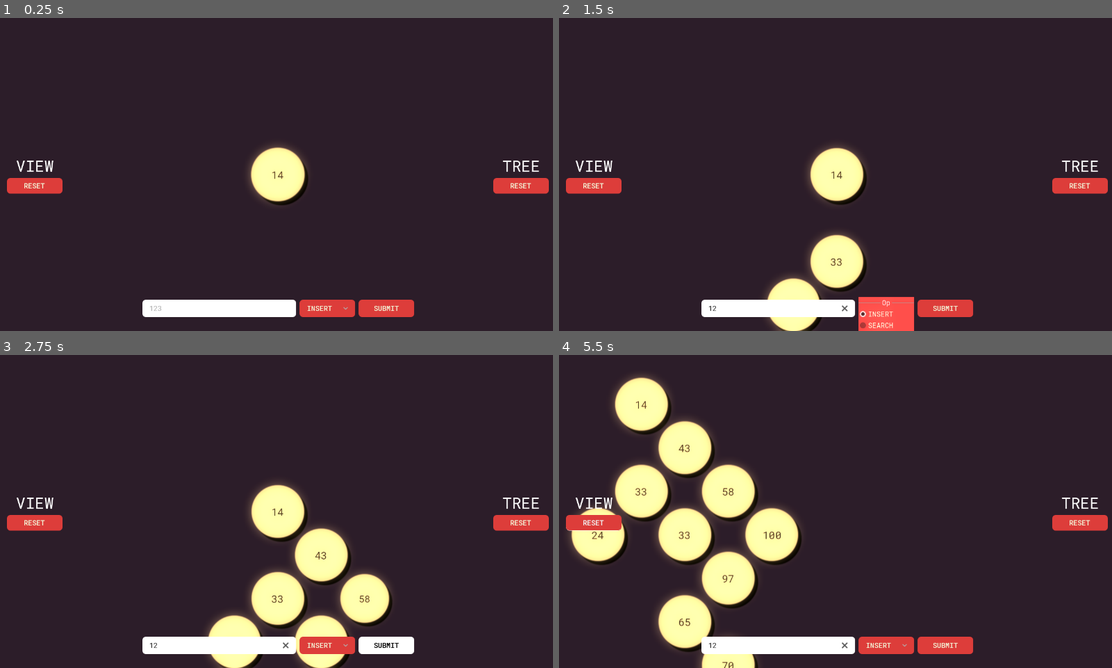
Above: before the commit, frames 1-4 (two rows, left to right).
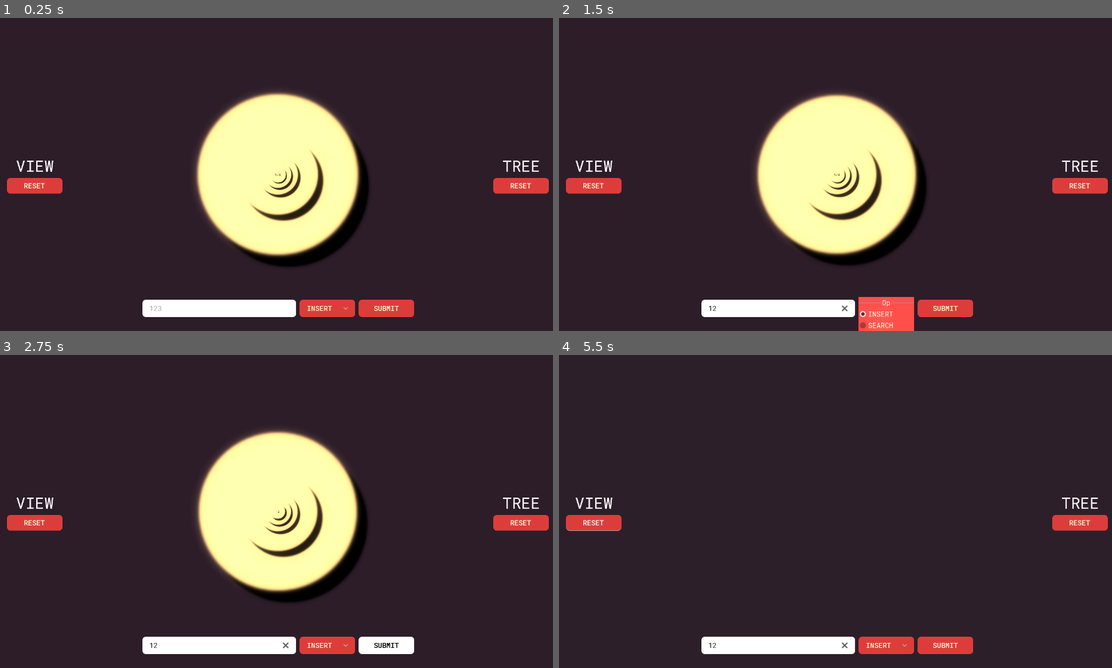
Above: after the commit, the same moments.

Repository: biswas08433/dsaviz
Game: Godot game, scene res://scenes/bst_scene.tscn
Same seed, same stepped clock (60 frames per second), same inputs: the game is played once before the commit and once after it. The project has no main scene, so this scene is started directly.
Inputs (mouse positions are in pixels of both pictures, inside the frame that each line leads up to):
- Up to frame 1 (0.25 s): no input
- Up to frame 2 (1.5 s): click (780, 309) at 0.52 s; type "12" at 0.6 s; click "INSERT" at 1.25 s
- Up to frame 3 (2.75 s): click "SUBMIT" at 2 s
- Up to frame 4 (5.5 s): click "RESET" at 2.75 s; click "RESET" at 3.5 s; move the mouse to (957, 495) at 4.27 s; hold D (right) 4.28-5.03 s; click (957, 495) at 4.42 s; move the mouse to (724, 527) at 5.02 s; hold S (down) from 5.03 s (still down); click (724, 527) at 5.17 s

The runs differ from the first frame. In frame 1, 12% of the frame differs, in the area x 35-67%, y 23-80%; in frame 2, 14%; in frame 3, 15%, in the area x 35-71%, y 23-100%; in frame 4, 14%.

Commit message:
position code refactoring

Diff:
--- a/classes/BinarySearchTree.gd
+++ b/classes/BinarySearchTree.gd
@@ -3,17 +3,19 @@
 
 var root_original: BinarySearchTreeNode = null
 
-var horizontal_offset = 100
-var vertical_offset = 100
+var unit_distance: float = 128
+var node_scaling_factor
+
+var max_depth: int = 0
 
 func _init():
 	pass
-
 class BinarySearchTreeNode extends RefCounted:
 	# Data
+	var index: int = 0
 	var value: int = 0
 	var position: Vector2 = Vector2.ZERO
-
+	var depth = 0
 	# Pointers
 	var left_child: BinarySearchTreeNode = null
 	var right_child: BinarySearchTreeNode = null
@@ -24,38 +26,50 @@
 		self.position = Vector2.ZERO
 
 	func _to_string() -> String:
-		return str(value, position)
+		return str(value, position, depth)
 
 # Insert a new value into the binary tree
-func insert(value):
+func insert(value: int):
 	if root_original == null:
 		root_original = BinarySearchTreeNode.new(value)
 	else:
-		_insert_node(root_original, value)
+		_insert_node(root_original, value, 0, 0)
 
 # Internal function to recursively insert a node
-func _insert_node(root: BinarySearchTreeNode, value: float):
+# each nodes depth, and index is provided by this depth and index variable
+func _insert_node(root: BinarySearchTreeNode, value: int, index: int, depth: int):
+	if depth > max_depth:
+		max_depth = depth
 	if value < root.value:
 		if root.left_child == null:
+			# pointer adjustments
 			var new_node = BinarySearchTreeNode.new(value)
 			root.left_child = new_node
 			new_node.parent = root
+
+			# depth adjustment
+			new_node.depth = depth+1
 			# TODO: position code
-			new_node.position.x = new_node.parent.position.x - horizontal_offset
-			new_node.position.y = new_node.parent.position.y + vertical_offset
+			#new_node.position.x = new_node.parent.position.x - (horizontal_offset/ratio)
+			#new_node.position.y = new_node.parent.position.y + vertical_offset
 		else:
-			_insert_node(root.left_child, value)
+
+			#root.left_child.position.x = root.position.x - (horizontal_offset/ratio)
+			_insert_node(root.left_child, value, depth+1, 2*index+1)
 	else:
 		if root.right_child == null:
 			var new_node = BinarySearchTreeNode.new(value)
+			#pointer adjustments
 			root.right_child = new_node
 			new_node.parent = root
 			# TODO: position code
 
-			new_node.position.x = new_node.parent.position.x + horizontal_offset
-			new_node.position.y = new_node.parent.position.y + vertical_offset
+			#new_node.position.x = new_node.parent.position.x + (horizontal_offset/ratio)
+			#new_node.position.y = new_node.parent.position.y + vertical_offset
+			new_node.depth = depth+1
 		else:
-			_insert_node(root.right_child, value)
+			#root.right_child.position.x = root.position.x + (horizontal_offset/ratio)
+			_insert_node(root.right_child, value, depth+1, 2*index+2)
 
 # Traverse the binary tree in-order and return a list of values
 func _get_nodes_inorder(root) -> Array[BinarySearchTreeNode]:
@@ -72,3 +86,43 @@
 	if root_original != null:
 		nodes = _get_nodes_inorder(root_original)
 	return nodes
+
+
+func clear():
+	_clear(root_original)
+	root_original = null
+
+func _clear(root: BinarySearchTreeNode):
+	if root == null:
+		return
+	_clear(root.left_child)
+	_clear(root.right_child)
+	root.left_child = null
+	root.right_child = null
+
+func get_edges() -> Array[Vector2]:
+	var edges: Array[Vector2] = []
+	if root_original != null:
+		edges = _get_edges(root_original)
+	return edges
+
+func _get_edges(root: BinarySearchTreeNode)->Array[Vector2]:
+	var edges: Array[Vector2] = []
+	if root.left_child != null:
+		edges.append(root.position)
+		edges.append(root.left_child.position)
+		edges += _get_edges(root.left_child)
+	if root.right_child != null:
+		edges.append(root.position)
+		edges.append(root.right_child.position)
+		edges += _get_edges(root.right_child)
+	return edges
+
+# todo: main
+func get_position(i, d, md)-> Vector2i:
+	var out: Vector2i
+	out.y = d
+	out.x = (1 << md-d)
+	var si = 1 << d
+
+	return out
--- a/objects/tree_node_visual.gd
+++ b/objects/tree_node_visual.gd
@@ -1,5 +1,7 @@
 extends Node2D
 @onready var label = $Label
+
+var scale_target
 
 var value :
 	set(v):
@@ -15,7 +17,7 @@
 
 func born():
 	var tween_born_01 = create_tween()
-	tween_born_01.tween_property(self, "scale", Vector2(1,1), .5) \
+	tween_born_01.tween_property(self, "scale", Vector2(scale_target,scale_target), .5) \
 		.set_trans(Tween.TRANS_ELASTIC)\
 		.set_ease(Tween.EASE_OUT)
 	await tween_born_01.finished
@@ -24,4 +26,5 @@
 	var tween_die_01 = create_tween()
 	tween_die_01.tween_property(self, "scale", Vector2(0,0), 0.5) \
 		.set_trans(Tween.TRANS_BACK).set_ease(Tween.EASE_IN)
+	tween_die_01.tween_callback(queue_free)
 	await tween_die_01.finished
--- a/objects/tree_visual.gd
+++ b/objects/tree_visual.gd
@@ -5,20 +5,68 @@
 
 var node_map = {}
 var node_list = []
+var edge_list = []
 
 func _ready():
 	randomize()
-	for i in range(10):
-		tree_original.insert(randi_range(0, 100))
-	node_list = tree_original.inorder()
-	print(node_list)
+	for i in range(50):
+		tree_original.insert(randi_range(0, 1000))
+		node_list = tree_original.inorder()
+		#print(node_list)
 	create_tree_visual()
 
 func create_tree_visual():
+	#print(node_list)
 	for node in node_list:
-		var tree_node_visual_instance = tree_node_visual.instantiate()
-		node_map[node] = tree_node_visual_instance
-		add_child(tree_node_visual_instance)
-		tree_node_visual_instance.value = node.value
-		tree_node_visual_instance.position = node.position
-		await tree_node_visual_instance.born()
+		create_and_add_node_visual(node)
+
+# only updates the positions and add if any new node
+func update_tree_visual():
+	node_list = tree_original.inorder()
+	print(node_list)
+	print(node_map)
+	for node in node_list:
+		# update position if already present, else create a new visual node
+		var tree_node_visual_instance = node_map.get(node)
+		if tree_node_visual_instance:
+			tree_node_visual_instance.position = node.position
+		else:
+			create_and_add_node_visual(node)
+	queue_redraw()
+
+# hard reset
+func full_update_tree_visual():
+	node_list = tree_original.inorder()
+	#prints(node_list, node_map)
+	for node in node_map:
+		var tree_node_visual_instance = node_map[node]
+		tree_node_visual_instance.die()
+	node_map.clear()
+	for node in node_list:
+		create_and_add_node_visual(node)
+	queue_redraw()
+
+func reset():
+	#print(tree_original.inorder())
+	tree_original.clear()
+	#print(tree_original.inorder())
+	full_update_tree_visual()
+
+func insert(v: int):
+	tree_original.insert(v)
+	update_tree_visual()
+
+func create_and_add_node_visual(node):
+	var tree_node_visual_instance = tree_node_visual.instantiate()
+	node_map[node] = tree_node_visual_instance
+	add_child(tree_node_visual_instance)
+	tree_node_visual_instance.value = node.value
+	tree_node_visual_instance.position = node.position
+	tree_node_visual_instance.scale_target = 3/(1+float(node.depth))
+	#print(tree_node_visual_instance.scale)
+	await tree_node_visual_instance.born()
+
+func _draw():
+	edge_list = tree_original.get_edges()
+	for i in range(0, edge_list.size(), 2):
+		draw_line(edge_list[i], edge_list[i+1], Color.WHITE, 5.0, true)
--- a/objects/viewer.gd
+++ b/objects/viewer.gd
@@ -1,19 +1,40 @@
 extends Node2D
 
 @export var max_speed = 100
+@export var max_zoom = 5.0
+@export var min_zoom = 0.1
+
+@onready var camera_2d = $Camera2D
 
 var velocity_target: Vector2
+var zoom_target: float = 1.0
+var zoom_factor = 0.05
 var velocity: Vector2
 
 # Called every frame. 'delta' is the elapsed time since the previous frame.
-func _process(delta):
+func _process(_delta):
 	var input_direction = Input.get_vector("left", "right", "up", "down")
 	velocity_target = input_direction * max_speed
 	velocity = lerp(velocity, velocity_target, 0.3)
-	position += velocity
+	camera_2d.zoom = lerp(camera_2d.zoom, Vector2(zoom_target, zoom_target), 0.3)
+	position += velocity * (1/zoom_target)
 
 func reset():
 	var tween = create_tween()
 	tween.tween_property(self, "position", Vector2.ZERO, 0.7) \
 		.set_trans(Tween.TRANS_EXPO) \
 		.set_ease(Tween.EASE_OUT)
+
+func _unhandled_input(event: InputEvent):
+	match event.get_class():
+		"InputEventMouseButton":
+			#print(event.button_index)
+			match event.button_index:
+				MOUSE_BUTTON_WHEEL_UP:
+					#print("z+1")
+					zoom_target += zoom_factor
+					zoom_target = clampf(zoom_target, min_zoom, max_zoom)
+				MOUSE_BUTTON_WHEEL_DOWN:
+					#print("z-1")
+					zoom_target -= zoom_factor
+					zoom_target = clampf(zoom_target, min_zoom, max_zoom)
--- a/project.godot
+++ b/project.godot
@@ -23,7 +23,6 @@
 window/size/viewport_width=1280
 window/size/viewport_height=720
 window/size/resizable=false
-window/size/always_on_top=true
 window/stretch/mode="viewport"
 
 [input]
--- a/scenes/bst_scene.gd
+++ b/scenes/bst_scene.gd
@@ -1,16 +1,22 @@
 extends Node2D
 
 @onready var viewer = $Viewer
-
-# Called when the node enters the scene tree for the first time.
-func _ready():
-	pass # Replace with function body.
+@onready var tree_visual = $TreeVisual
 
 
-# Called every frame. 'delta' is the elapsed time since the previous frame.
-func _process(delta):
-	pass
 
 
-func _on_view_reset_button_pressed():
+func _on_bst_scene_control_view_reset():
+	#print("view reset")
 	viewer.reset()
+
+
+func _on_bst_scene_control_tree_reset():
+	#print("tree reset")
+	tree_visual.reset()
+
+
+func _on_bst_scene_control_submitted(value, op):
+	match op:
+		"INSERT" :
+			tree_visual.insert(int(value))
--- a/scenes/bst_scene.tscn
+++ b/scenes/bst_scene.tscn
@@ -1,10 +1,9 @@
-[gd_scene load_steps=6 format=3 uid="uid://d1acffp8kt4ux"]
+[gd_scene load_steps=5 format=3 uid="uid://d1acffp8kt4ux"]
 
 [ext_resource type="PackedScene" uid="uid://c2q31er5uottm" path="res://ui/bst_scene_control.tscn" id="1_cmgjy"]
 [ext_resource type="Script" path="res://scenes/bst_scene.gd" id="1_x8ly7"]
 [ext_resource type="PackedScene" uid="uid://bmck4awuxs8r1" path="res://objects/tree_visual.tscn" id="2_ws40v"]
 [ext_resource type="PackedScene" uid="uid://bjdgmc1koj4n7" path="res://objects/viewer.tscn" id="3_tt1kl"]
-[ext_resource type="Environment" uid="uid://dbeib2pu0k4gu" path="res://env_default.tres" id="5_4ug88"]
 
 [node name="BstScene" type="Node2D"]
 script = ExtResource("1_x8ly7")
@@ -16,9 +15,6 @@
 [node name="Viewer" parent="." instance=ExtResource("3_tt1kl")]
 max_speed = 10
 
-[node name="WorldEnvironment" type="WorldEnvironment" parent="Viewer"]
-environment = ExtResource("5_4ug88")
-
-[connection signal="pressed" from="BstSceneControl/Control/ViewMarginContainer3/VBoxContainer/ResetButton" to="." method="_on_view_reset_button_pressed"]
-
-[editable path="BstSceneControl"]
+[connection signal="submitted" from="BstSceneControl" to="." method="_on_bst_scene_control_submitted"]
+[connection signal="tree_reset" from="BstSceneControl" to="." method="_on_bst_scene_control_tree_reset"]
+[connection signal="view_reset" from="BstSceneControl" to="." method="_on_bst_scene_control_view_reset"]
--- /dev/null
+++ b/ui/bst_scene_control.gd
@@ -0,0 +1,20 @@
+extends CanvasLayer
+
+signal submitted(value: int, op: String)
+signal view_reset
+signal tree_reset
+
+@onready var line_edit = $Control/InputMarginContainer/HBoxContainer/LineEdit
+@onready var option_button = $Control/InputMarginContainer/HBoxContainer/OptionButton
+
+
+func _on_submit_button_pressed():
+	submitted.emit(line_edit.text, option_button.text)
+
+
+func _on_tree_reset_button_pressed():
+	tree_reset.emit()
+
+
+func _on_view_reset_button_pressed():
+	view_reset.emit()
--- a/ui/bst_scene_control.tscn
+++ b/ui/bst_scene_control.tscn
@@ -1,11 +1,13 @@
-[gd_scene load_steps=3 format=3 uid="uid://c2q31er5uottm"]
+[gd_scene load_steps=4 format=3 uid="uid://c2q31er5uottm"]
 
 [ext_resource type="Theme" uid="uid://dwl3yot0elbvx" path="res://theme_default.tres" id="1_363mx"]
+[ext_resource type="Script" path="res://ui/bst_scene_control.gd" id="1_y53dr"]
 
 [sub_resource type="LabelSettings" id="LabelSettings_j2q1e"]
 font_size = 36
 
 [node name="BstSceneControl" type="CanvasLayer"]
+script = ExtResource("1_y53dr")
 
 [node name="Control" type="Control" parent="."]
 layout_mode = 3
@@ -14,6 +16,7 @@
 anchor_bottom = 1.0
 grow_horizontal = 2
 grow_vertical = 2
+mouse_filter = 1
 theme = ExtResource("1_363mx")
 
 [node name="InputMarginContainer" type="MarginContainer" parent="Control"]
@@ -91,7 +94,7 @@
 horizontal_alignment = 1
 vertical_alignment = 1
 
-[node name="ResetButton" type="Button" parent="Control/TreeMarginContainer2/VBoxContainer"]
+[node name="TreeResetButton" type="Button" parent="Control/TreeMarginContainer2/VBoxContainer"]
 custom_minimum_size = Vector2(128, 36)
 layout_mode = 2
 text = "RESET"
@@ -116,7 +119,11 @@
 horizontal_alignment = 1
 vertical_alignment = 1
 
-[node name="ResetButton" type="Button" parent="Control/ViewMarginContainer3/VBoxContainer"]
+[node name="ViewResetButton" type="Button" parent="Control/ViewMarginContainer3/VBoxContainer"]
 custom_minimum_size = Vector2(128, 36)
 layout_mode = 2
 text = "RESET"
+
+[connection signal="pressed" from="Control/InputMarginContainer/HBoxContainer/SubmitButton" to="." method="_on_submit_button_pressed"]
+[connection signal="pressed" from="Control/TreeMarginContainer2/VBoxContainer/TreeResetButton" to="." method="_on_tree_reset_button_pressed"]
+[connection signal="pressed" from="Control/ViewMarginContainer3/VBoxContainer/ViewResetButton" to="." method="_on_view_reset_button_pressed"]
